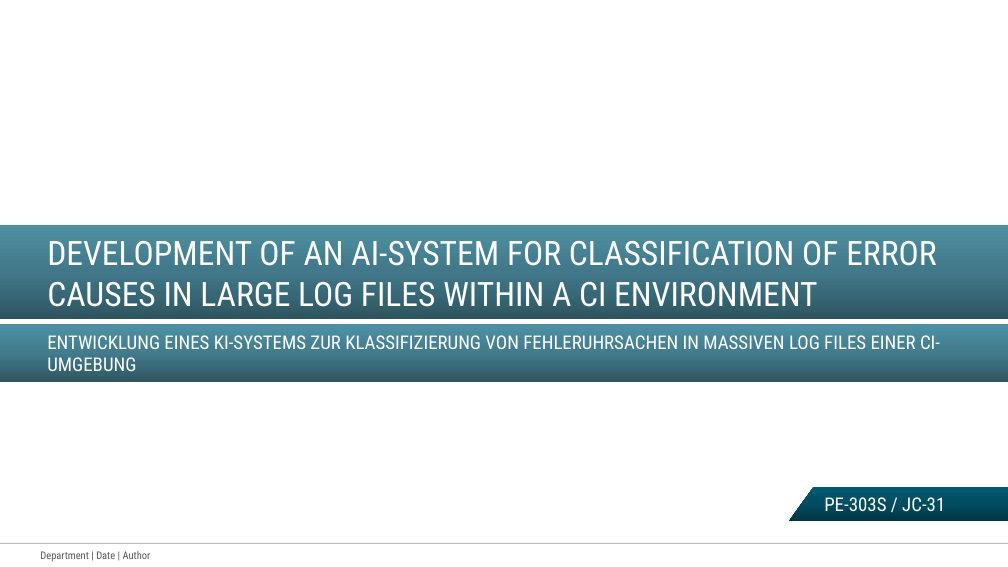
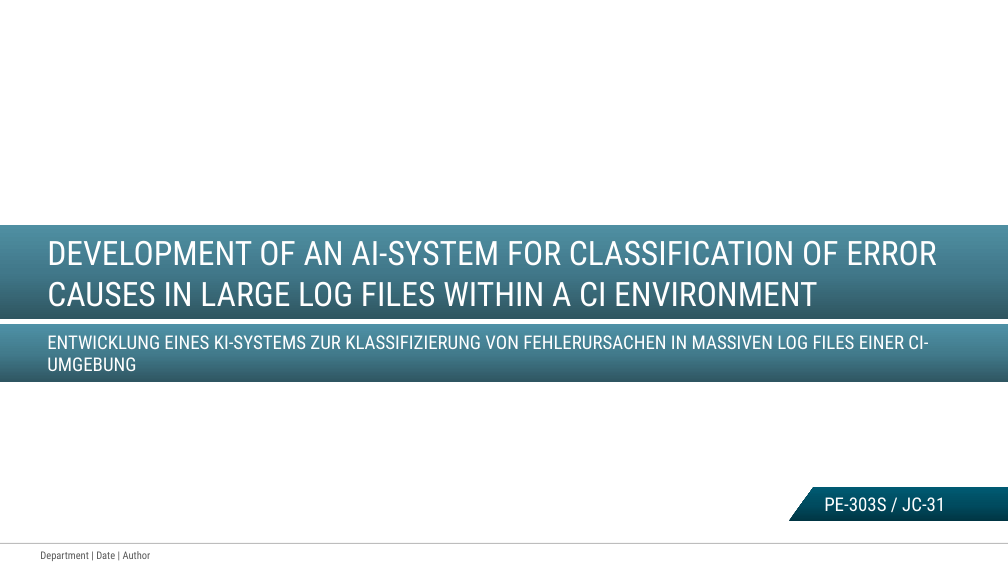
Before and after one commit to Werrwolf/bachelor-thesis, a slide deck: slide 1 of dokumentation_things/Roadmap Bachelor thesis.pptx. Drawn at 1008x567 pixels with LibreOffice and Linux fonts; fonts in the diff are those of the drawing; background and template pictures are left out. Boxes give left, top, right and bottom in pixels: in the first picture for what was removed or moved away, otherwise in the second. Text is boxed around its words. In the diff, an @@ line names an element or a change of style, - is before the commit and + after.

```diff
--- a/dokumentation_things/Roadmap Bachelor thesis.pptx
+++ b/dokumentation_things/Roadmap Bachelor thesis.pptx
@@ text in rectangle at [47, 335, 928, 371]: text changed @@
-ENTWICKLUNG EINES KI-SYSTEMS ZUR KLASSIFIZIERUNG VON FEHLERUHRSACHEN IN MASSIVEN LOG FILES EINER CI-UMGEBUNG
+ENTWICKLUNG EINES KI-SYSTEMS ZUR KLASSIFIZIERUNG VON FEHLERURSACHEN IN MASSIVEN LOG FILES EINER CI-UMGEBUNG
```
Also in this commit, not shown: 1 other slide changed, 1 slide added.
